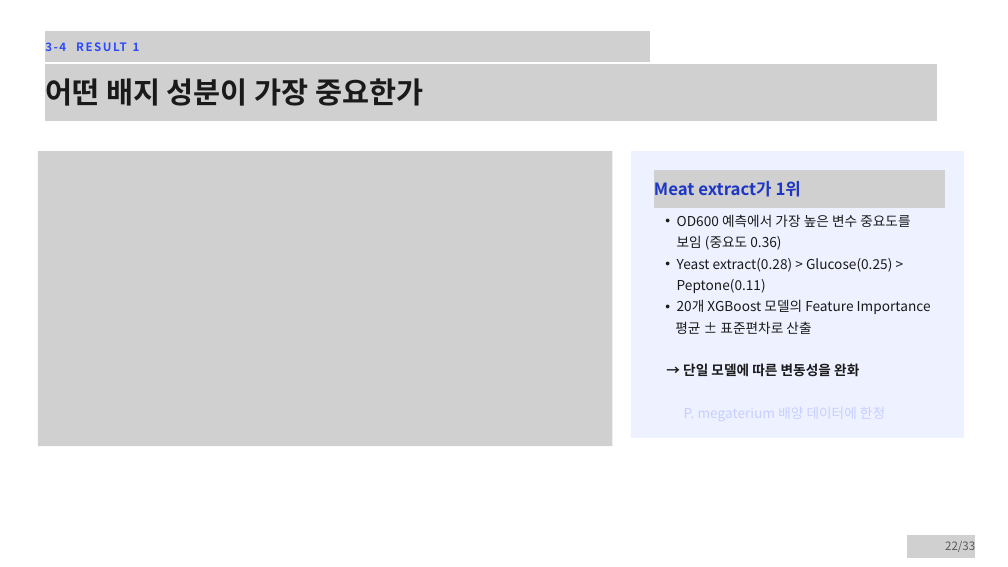
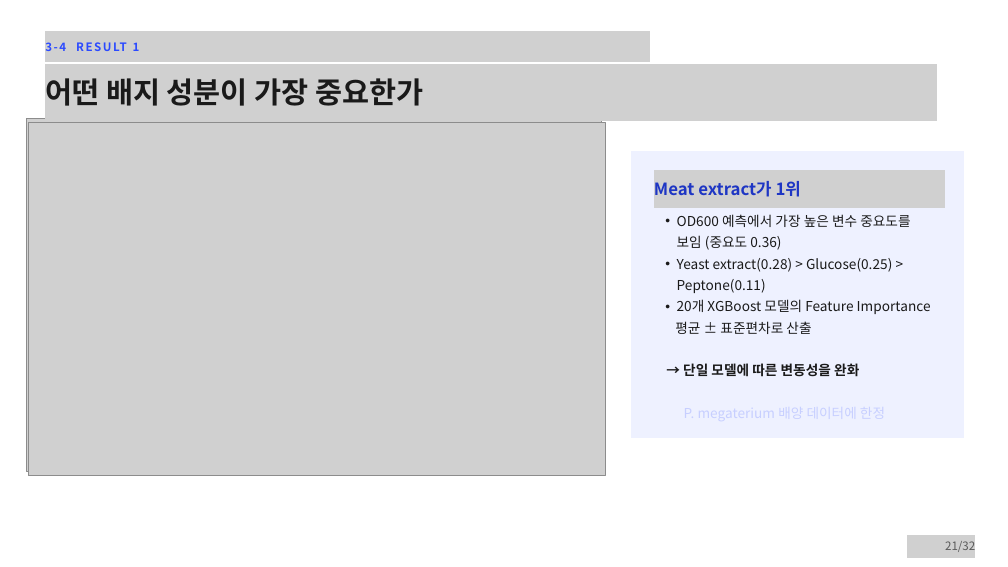
Before and after one commit to youngPath12/microbiom-team-1, a slide deck: slide 21 of 오믹스,마이크로바이옴_Team 1.pptx (slide 22 before the commit). Drawn at 1008x567 pixels with LibreOffice and Linux fonts; fonts in the diff are those of the drawing; grey boxes stand for pictures. Boxes give left, top, right and bottom in pixels: in the first picture for what was removed or moved away, otherwise in the second. Text is boxed around its words. In the diff, an @@ line names an element or a change of style, - is before the commit and + after.

```diff
--- a/오믹스,마이크로바이옴_Team 1.pptx
+++ b/오믹스,마이크로바이옴_Team 1.pptx
@@ picture added at <box>26,118,601,472</box> @@
@@ picture: place and size @@
-picture at <box>38,151,612,446</box>
+picture at <box>28,122,605,476</box>
@@ text at <box>945,541,975,552</box>: text changed @@
-22/33
+21/32
```
Also in this commit, not shown: 26 other slides changed, 1 slide removed.
